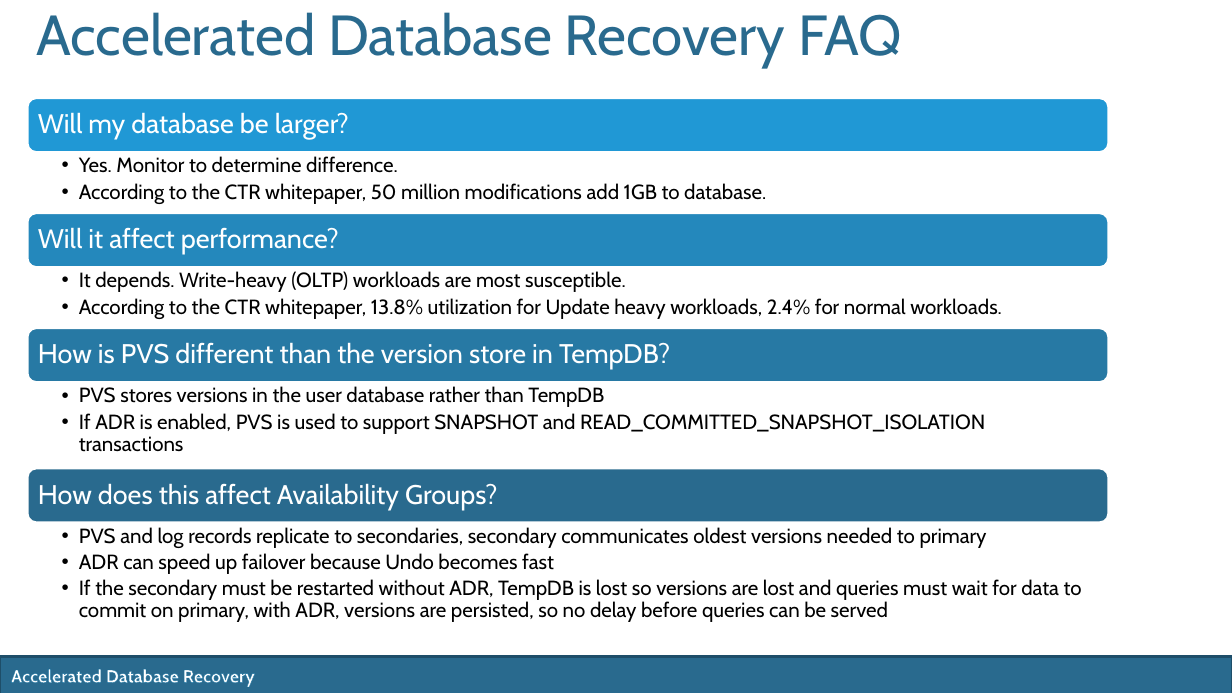
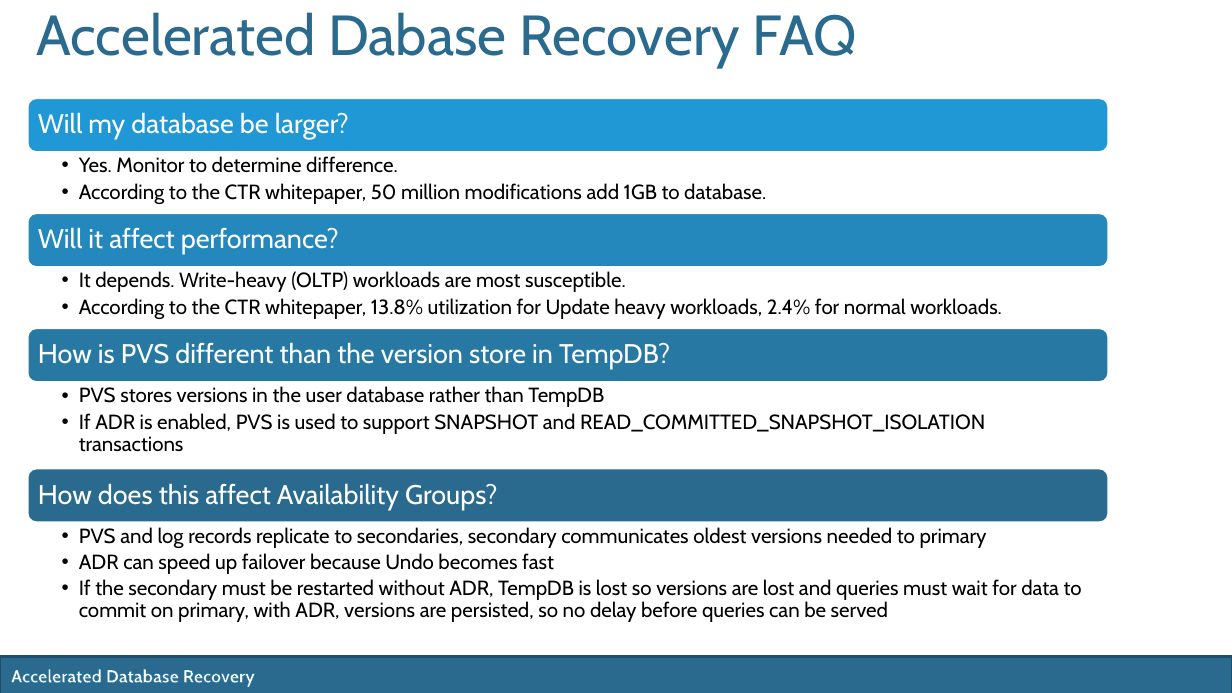
Before and after one commit to SQLMCT/SQL_Performance_Tuning, a slide deck: slide 15 of Accelerated_Database_Recovery/JD_Accelerated_Database_Recovery.pptx. Drawn at 1232x693 pixels with LibreOffice and Linux fonts; fonts in the diff are those of the drawing; background and template pictures are left out. Boxes give left, top, right and bottom in pixels: in the first picture for what was removed or moved away, otherwise in the second. Text is boxed around its words. In the diff, an @@ line names an element or a change of style, - is before the commit and + after.

```diff
--- a/Accelerated_Database_Recovery/JD_Accelerated_Database_Recovery.pptx
+++ b/Accelerated_Database_Recovery/JD_Accelerated_Database_Recovery.pptx
@@ title at (36,12,856,68): text changed @@
-Accelerated Database Recovery FAQ
+Accelerated Dabase Recovery FAQ
```
Also in this commit, not shown: 3 other slides changed.
